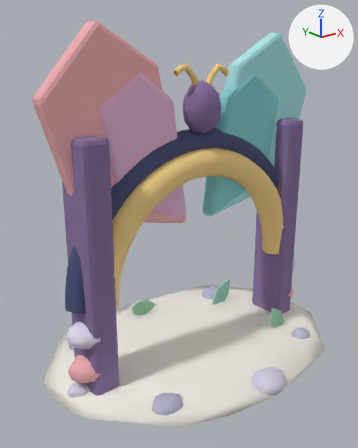
An edit to the glTF model assets/sky_lagoon/lagoon_kit/lagoon_butterfly_world_gate.glb, drawn before and after from the same camera.
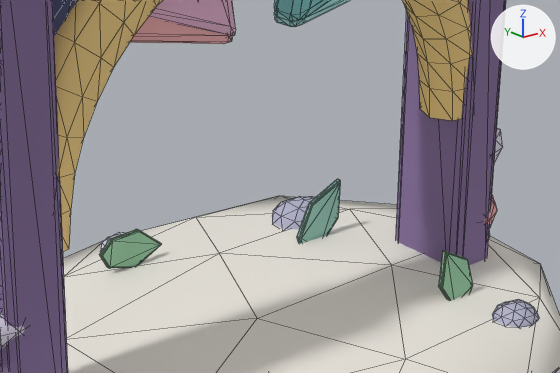
There are two pictures of each version: one whole from a camera (50 mm lens) standing at (-7.34, -8.49, 6.81) and looking at (-0.38, 0.2, 3.34), one close up on the part from 25% to 89% of the width and 46% to 80% of the height. The lights are fixed; the arrows at upper right show +X, +Y and +Z. The last two pictures show the newer version. The close-ups show mesh edges as thin lines. Vertices at exactly the same position are counted once.

Names of what the first close-up shows: 'lagoon_butterfly_world_gate.001'.
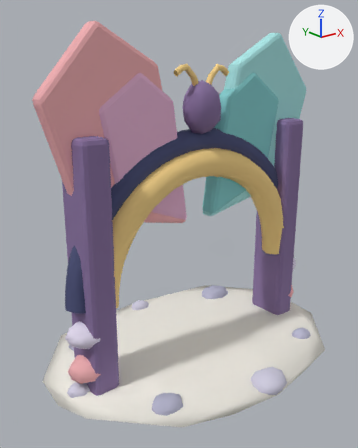
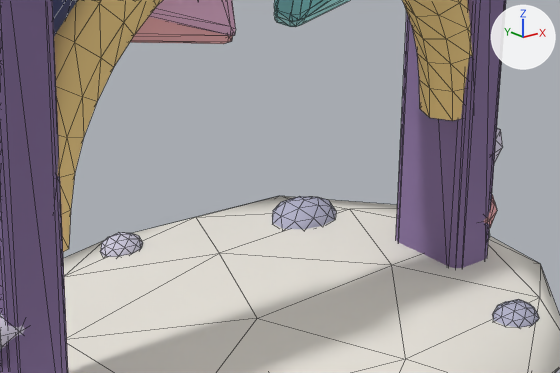
Location of each change, (x1, y1, x2, y2) in pixels of the close-ups (560 x 373 px):
```json
{"part": 1, "of": "me_antenna_curve_002", "change": "deleted", "before": [438, 251, 473, 300]}
{"part": 2, "of": "me_antenna_curve_002", "change": "deleted", "before": [99, 229, 162, 268]}
{"part": 3, "of": "me_antenna_curve_002", "change": "deleted", "before": [297, 179, 340, 243], "on screen": "green"}
```

Scene script edits in JSON lines:
```json
{"block": "me_antenna_curve_002", "where": "# used by ob_lagoon_butterfly_world_gate_001; location = (0.0, 0.0, 0.0)"}
{"op": "remove", "block": "me_antenna_curve_002", "code": "me_antenna_curve_002.from_pydata(...)  # 1712 vertices, 3268 faces; spans x -3.8..3.89, y -2.77..2.86, z -0.05..7.64"}
{"op": "add", "block": "me_antenna_curve_002", "code": "me_antenna_curve_002.from_pydata(...)  # 1460 vertices, 2776 faces; spans x -3.8..3.89, y -2.77..2.86, z -0.05..7.64"}
{"block": "me_antenna_curve_002", "change": "me_antenna_curve_002 part 1: the loose piece of 84 vertices spanning x 1.79..2.31, y -0.93..-0.87, z 0.15..0.9 is deleted"}
{"block": "me_antenna_curve_002", "change": "me_antenna_curve_002 part 2: the loose piece of 84 vertices spanning x -0.69..0.15, y 1.87..1.93, z 0.24..0.69 is deleted"}
{"block": "me_antenna_curve_002", "change": "me_antenna_curve_002 part 3: the loose piece of 84 vertices spanning x 1.57..2.22, y 1.07..1.13, z 0.12..0.93 is deleted"}
{"op": "remove", "block": "me_antenna_curve_002", "code": "me_antenna_curve_002.materials.append(mat_slq_leaf)  # greyish green #95c7a2"}
{"op": "remove", "block": "me_antenna_curve_002", "code": "me_antenna_curve_002.materials.append(mat_slq_pine_light)  # green #97cbbc"}
```
